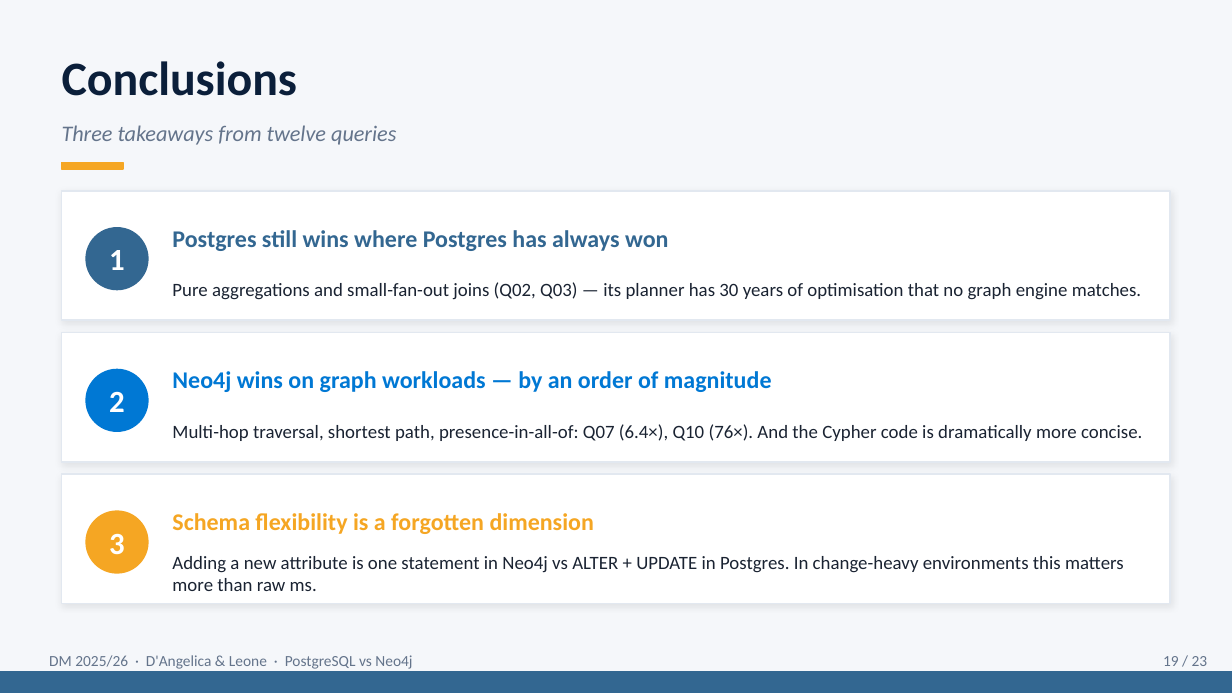
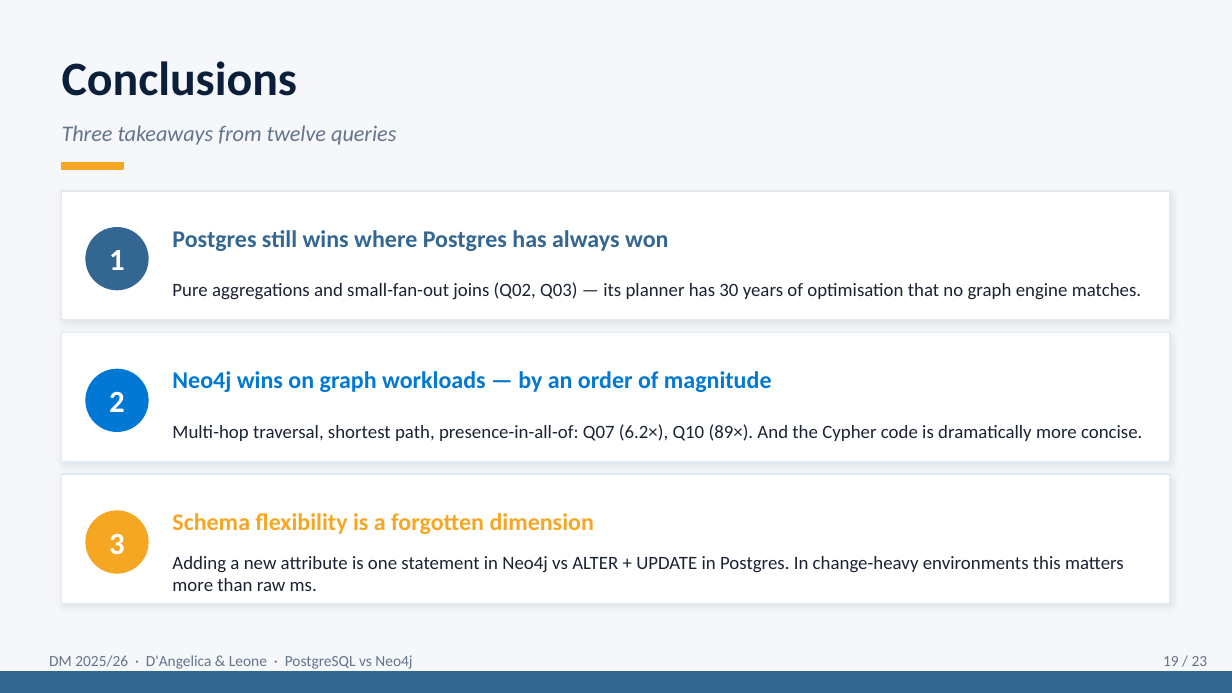
Before and after one commit to g1up3/DM-Project-2026, a slide deck: slide 19 of Presentation_DM_DAngelica_Leone.pptx. Drawn at 1232x693 pixels with LibreOffice and Linux fonts; fonts in the diff are those of the drawing. Boxes give left, top, right and bottom in pixels: in the first picture for what was removed or moved away, otherwise in the second. Text is boxed around its words. In the diff, an @@ line names an element or a change of style, - is before the commit and + after.

```diff
--- a/Presentation_DM_DAngelica_Leone.pptx
+++ b/Presentation_DM_DAngelica_Leone.pptx
@@ text at [172, 424, 1142, 441]: text changed @@
-Multi-hop traversal, shortest path, presence-in-all-of: Q07 (6.4×), Q10 (76×). And the Cypher code is dramatically more concise.
+Multi-hop traversal, shortest path, presence-in-all-of: Q07 (6.2×), Q10 (89×). And the Cypher code is dramatically more concise.
```
Also in this commit, not shown: 9 other slides changed, 9 other files.
